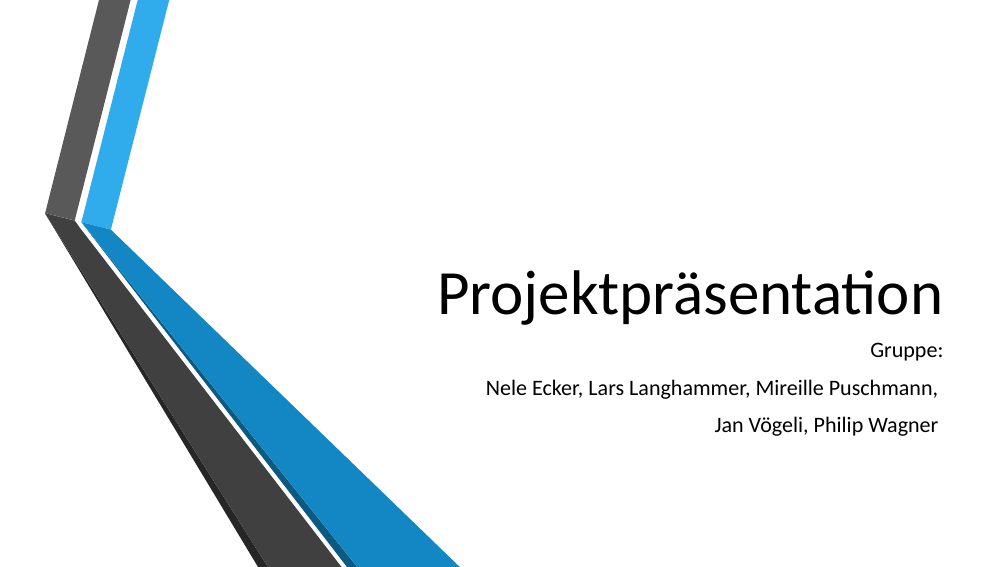
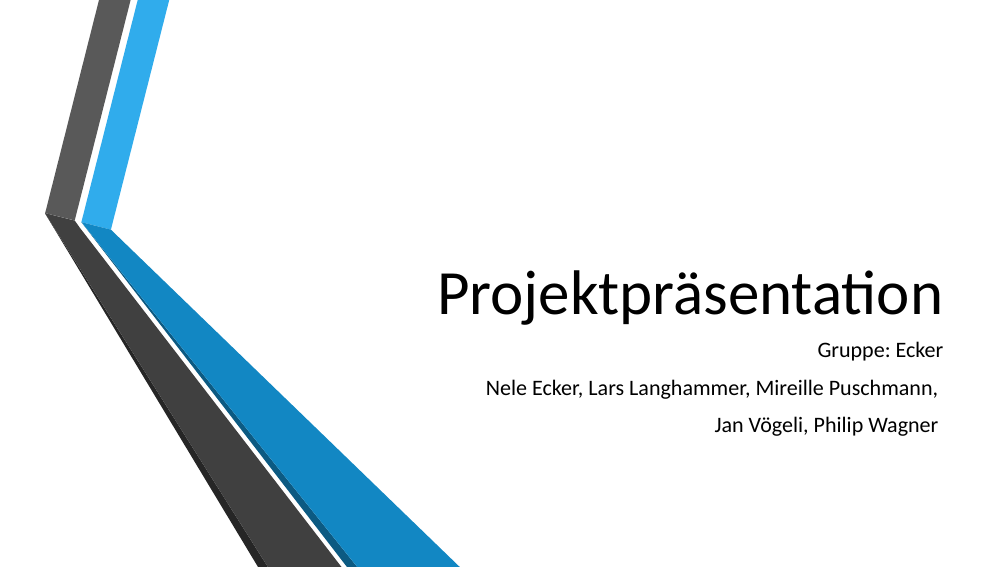
Before and after one commit to philipwagner1994/ProjectDHBW, a slide deck: slide 1 of Documentation/Projektpräsentationabschluss.pptx. Drawn at 1008x567 pixels with LibreOffice and Linux fonts; fonts in the diff are those of the drawing; background and template pictures are left out. Boxes give left, top, right and bottom in pixels: in the first picture for what was removed or moved away, otherwise in the second. Text is boxed around its words. In the diff, an @@ line names an element or a change of style, - is before the commit and + after.

```diff
--- a/Documentation/Projektpräsentationabschluss.pptx
+++ b/Documentation/Projektpräsentationabschluss.pptx
@@ subtitle at <box>818,341,944,361</box>: text changed @@
-Gruppe:
+Gruppe: Ecker
```
Also in this commit, not shown: 2 other slides changed, 1 other file.
